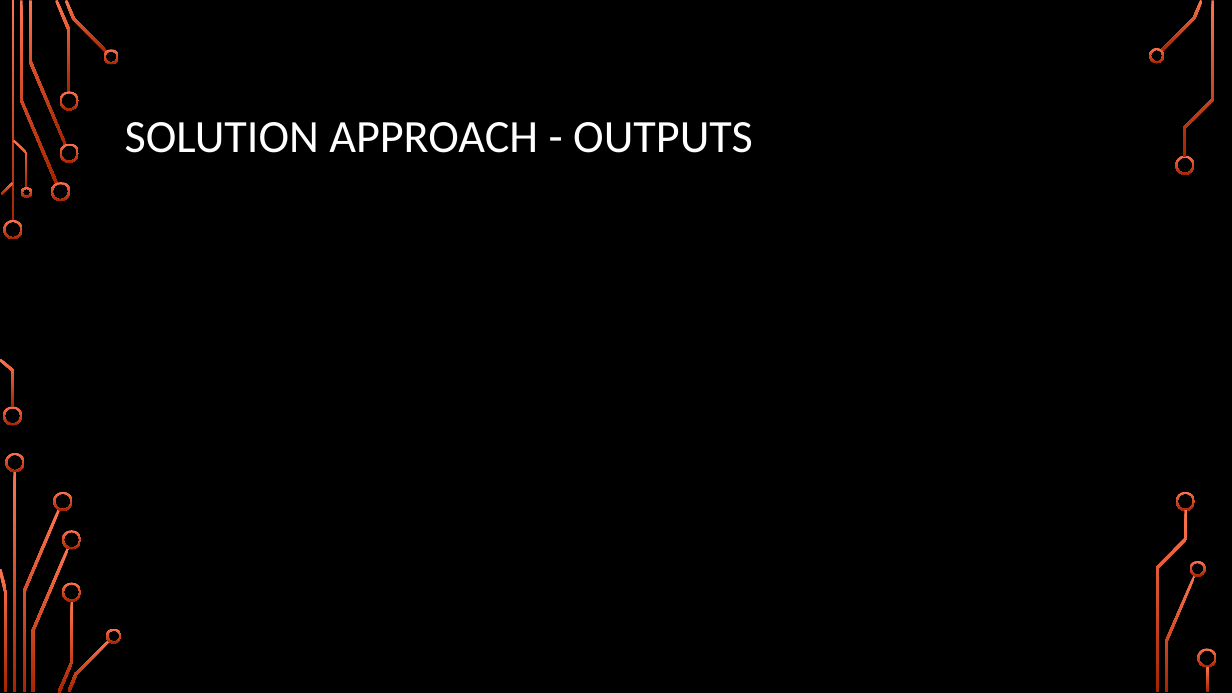
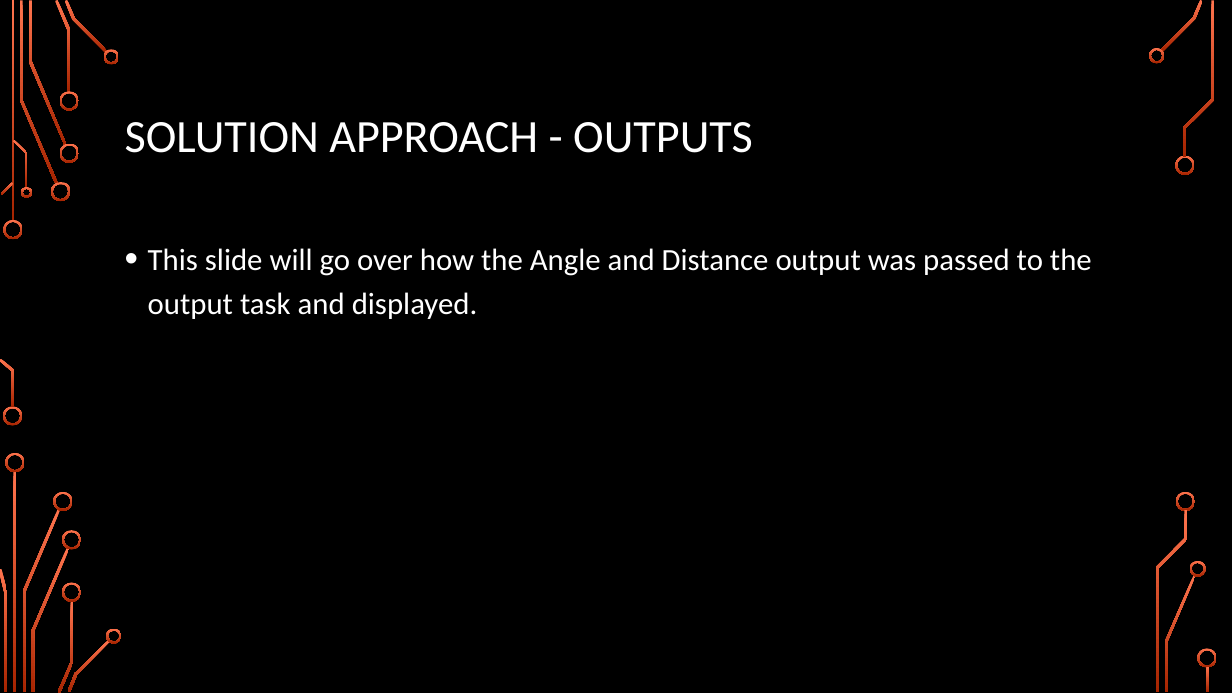
Before and after one commit to bdunbar22/Microprocessors, a slide deck: slide 8 of Operation DAD Presentation.pptx (slide 6 before the commit). Drawn at 1232x693 pixels with LibreOffice and Linux fonts; fonts in the diff are those of the drawing; background and template pictures are left out. Boxes give left, top, right and bottom in pixels: in the first picture for what was removed or moved away, otherwise in the second. Text is boxed around its words. In the diff, an @@ line names an element or a change of style, - is before the commit and + after.

```diff
--- a/Operation DAD Presentation.pptx
+++ b/Operation DAD Presentation.pptx
@@ text added at (148, 248, 1092, 319), 24 pt, text #FFFFFF @@
+• This slide will go over how the Angle and Distance output was passed to the output task and displayed.
```
Also in this commit, not shown: 4 other slides changed, 3 slides added, 1 slide removed.
